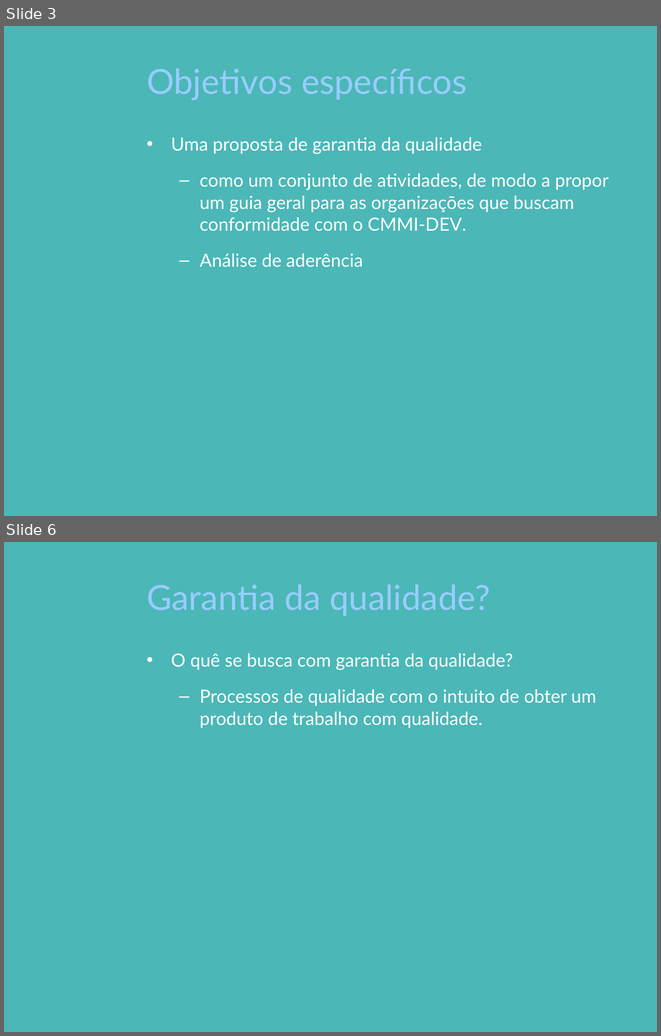
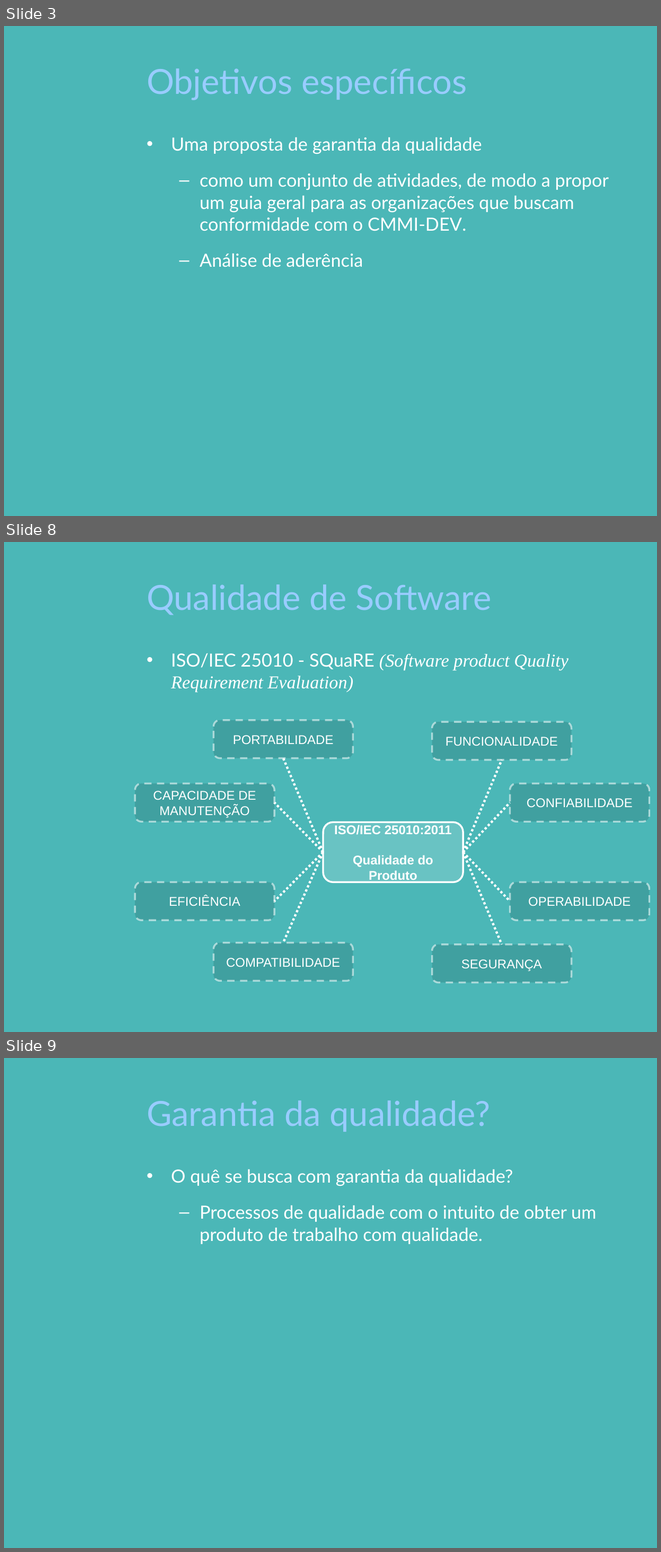
Before and after one commit to pddnew/monografia, a slide deck: presentation/presentation_1.0.0.pptx. Shown one above the other, each under a label of ours: slides 3 and 6 before the commit, slides 3, 8 and 9 after it; the slides between them are not shown. The pictures are 661x1036 and 661x1552 pixels, drawn with LibreOffice and Linux fonts; fonts in the diff are those of the drawing; background and template pictures are left out. Boxes give left, top, right and bottom in pixels: in the first picture for what was removed or moved away, otherwise in the second. Text is boxed around its words. In the diff, an @@ line names an element or a change of style, - is before the commit and + after.

```diff
--- a/presentation/presentation_1.0.0.pptx
+++ b/presentation/presentation_1.0.0.pptx
@@ slide 8 added at <box>4,542,657,1032</box>, background picture (left out) @@
@@ title added at <box>147,584,492,615</box>, 38 pt, text #99CCFF @@
+Qualidade de Software
@@ text added at <box>171,653,568,692</box>, 20 pt, text #FFFFFF, italic @@
+• ISO/IEC 25010 - SQuaRE (Software product Quality Requirement Evaluation)
@@ group added at <box>135,720,649,982</box>: 9 rounded rectangles, 8 lines @@
+PORTABILIDADE
+ISO/IEC 25010:2011
+Qualidade do Produto
+FUNCIONALIDADE
+CONFIABILIDADE
+OPERABILIDADE
+SEGURANÇA
+COMPATIBILIDADE
+CAPACIDADE DE MANUTENÇÃO
+EFICIÊNCIA
@@ what was slide 6 is now slide 9 @@
```
Also in this commit, not shown: 2 slides changed, 2 other slides added.
